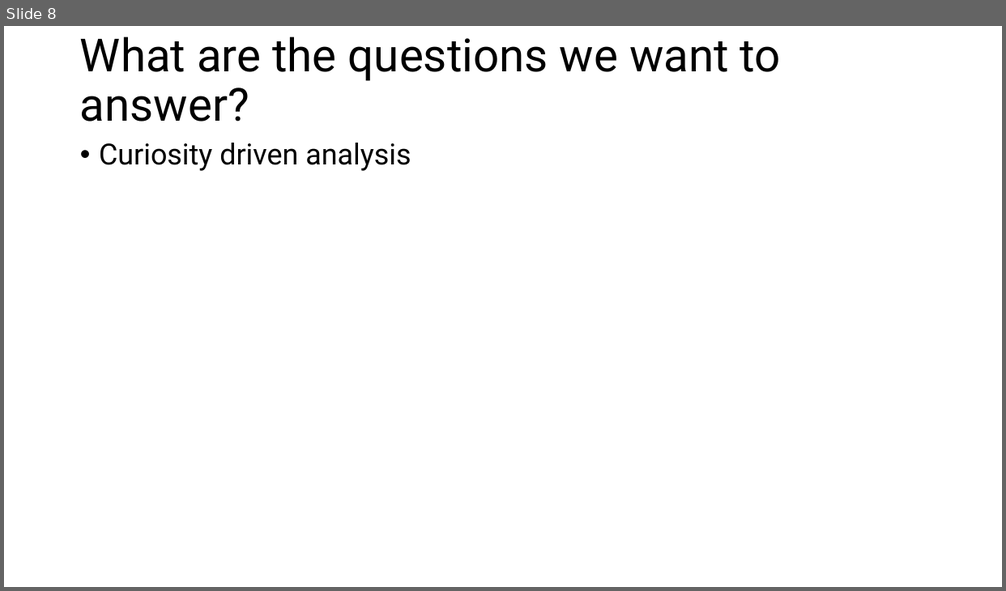
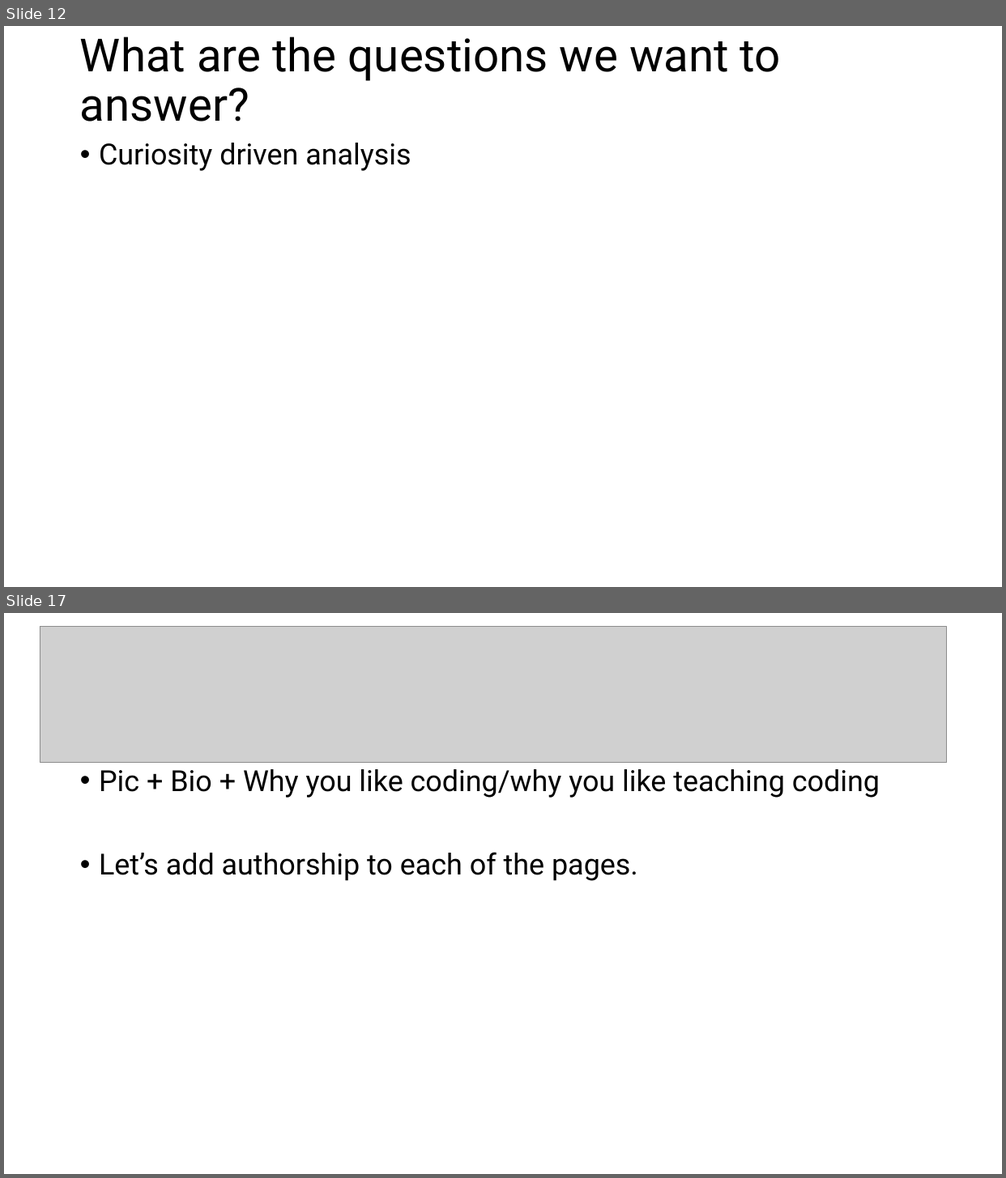
Before and after one commit to usckrc/macula_densa_scRNAseq, a slide deck: presentations/project_introduction_jwn.pptx. Shown one above the other, each under a label of ours: slide 8 before the commit, slides 12 and 17 after it; the slides between them are not shown. The pictures are 1006x591 and 1006x1178 pixels, drawn with LibreOffice and Linux fonts; fonts in the diff are those of the drawing; grey boxes stand for pictures. Boxes give left, top, right and bottom in pixels: in the first picture for what was removed or moved away, otherwise in the second. Text is boxed around its words. In the diff, an @@ line names an element or a change of style, - is before the commit and + after.

```diff
--- a/presentations/project_introduction_jwn.pptx
+++ b/presentations/project_introduction_jwn.pptx
@@ slide 17 added at (4,613,1002,1174), background #FFFFFF @@
@@ picture added at (40,627,948,762) @@
@@ text added at (99,769,880,881), 28 pt, text #000000 @@
+• Pic + Bio + Why you like coding/why you like teaching coding
+• Let’s add authorship to each of the pages.
@@ what was slide 8 is now slide 12 @@
```
Also in this commit, not shown: 5 slides changed, 11 other slides added, 3 slides removed, 4 other files.
